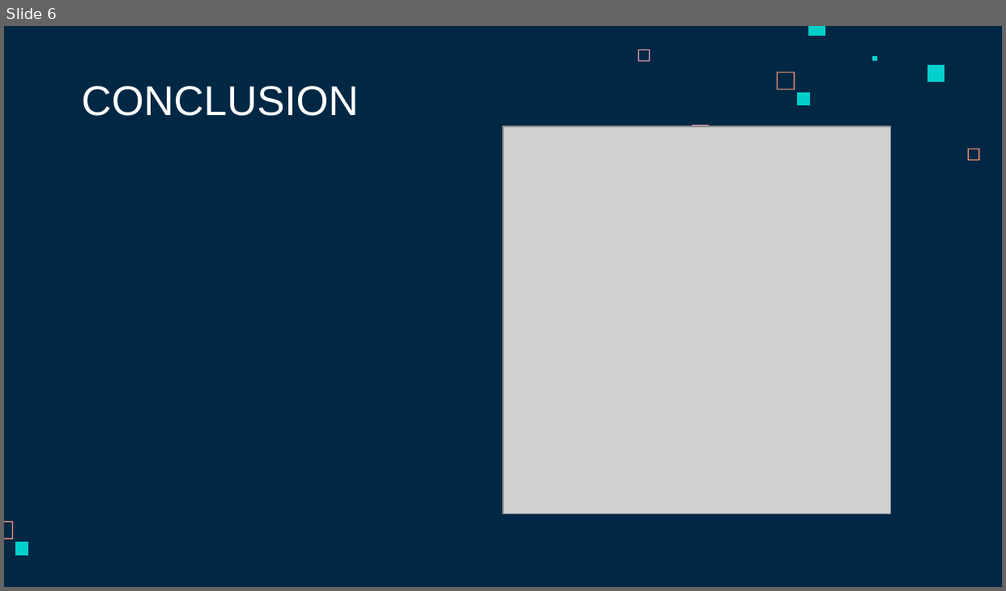
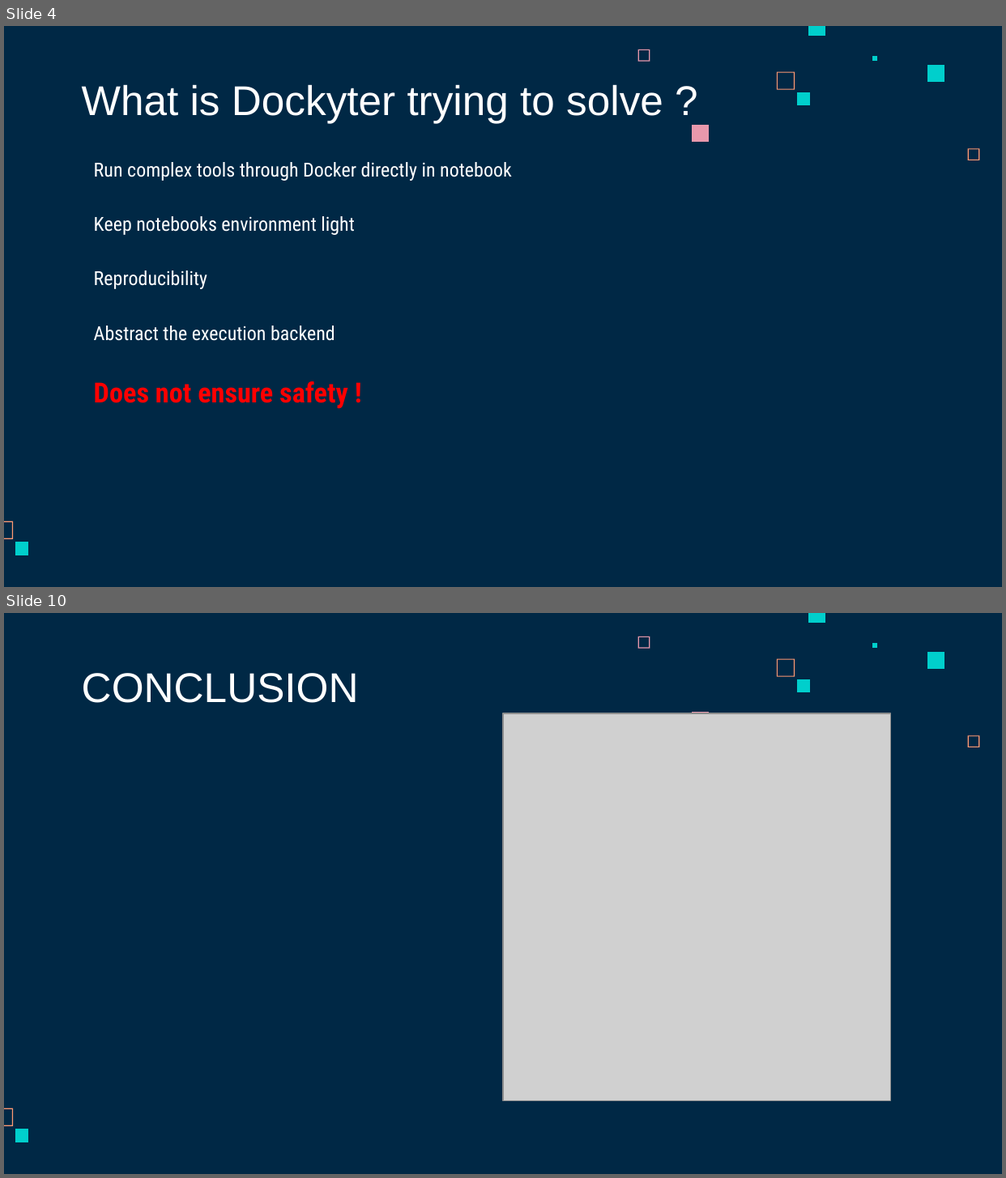
Before and after one commit to Lunfeer/hes-so-dockyter, a slide deck: Defense.pptx. Shown one above the other, each under a label of ours: slide 6 before the commit, slides 4 and 10 after it; the slides between them are not shown. The pictures are 1006x591 and 1006x1178 pixels, drawn with LibreOffice and Linux fonts; fonts in the diff are those of the drawing; grey boxes stand for pictures. Boxes give left, top, right and bottom in pixels: in the first picture for what was removed or moved away, otherwise in the second. Text is boxed around its words. In the diff, an @@ line names an element or a change of style, - is before the commit and + after.

```diff
--- a/Defense.pptx
+++ b/Defense.pptx
@@ slide 4 added at (4, 26, 1002, 587), background #002845; not listed: 10 template elements that a slide beside it also shows @@
@@ title added at (82, 84, 663, 123), 30 pt, text #FFFFFF @@
+What is Dockyter trying to solve ?
@@ text added at (94, 162, 512, 181), 14 pt, text #FFFFFF @@
+Run complex tools through Docker directly in notebook
@@ text added at (94, 216, 354, 235), 14 pt, text #FFFFFF @@
+Keep notebooks environment light
@@ text added at (94, 271, 207, 289), 14 pt, text #FFFFFF @@
+Reproducibility
@@ text added at (94, 326, 335, 341), 14 pt, text #FFFFFF @@
+Abstract the execution backend
@@ text added at (94, 382, 348, 409), 20 pt, text #FF0000, bold @@
+Does not ensure safety !
@@ what was slide 6 is now slide 10 @@
```
Also in this commit, not shown: 2 slides changed, 5 other slides added, 2 slides removed.
